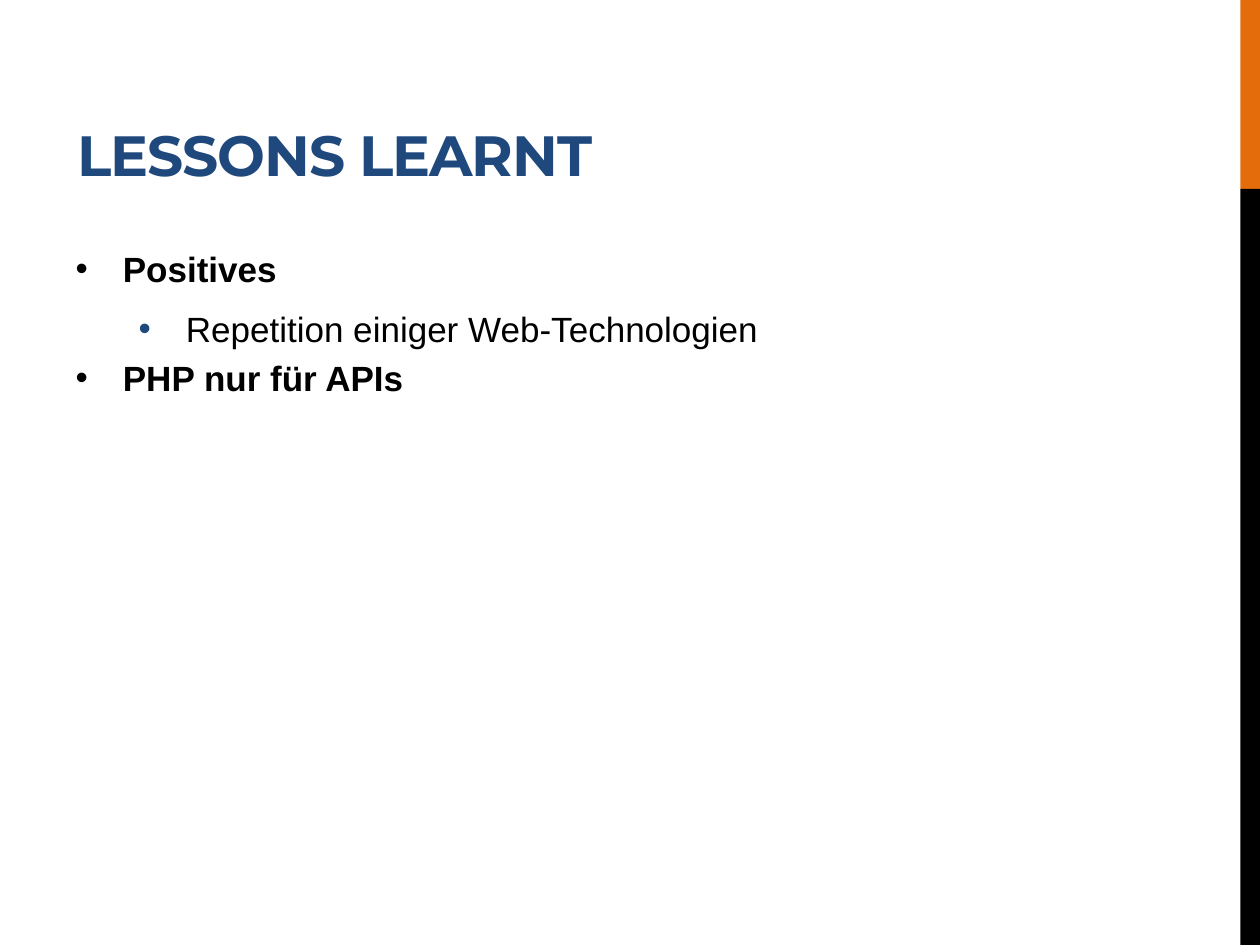
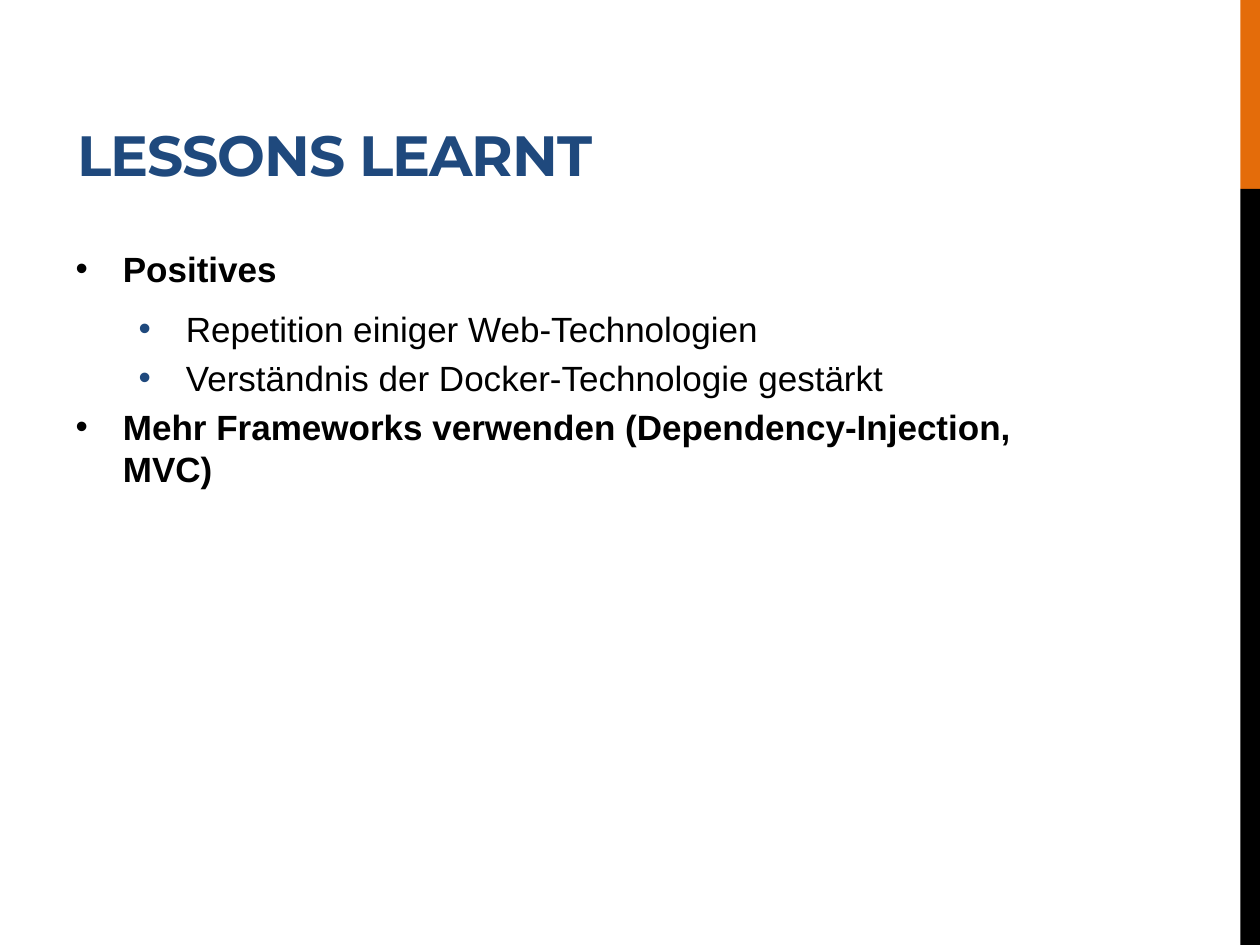
Before and after one commit to LukasSeglias/ticket-recognition-web, a slide deck: slide 8 of doc/presentation.pptx (slide 7 before the commit). Drawn at 1260x945 pixels with LibreOffice and Linux fonts; fonts in the diff are those of the drawing. Boxes give left, top, right and bottom in pixels: in the first picture for what was removed or moved away, otherwise in the second. Text is boxed around its words. In the diff, an @@ line names an element or a change of style, - is before the commit and + after.

Commit message:
Finished presentation

```diff
--- a/doc/presentation.pptx
+++ b/doc/presentation.pptx
@@ text at (123, 365, 1010, 489): text changed @@
-• PHP nur für APIs
+  • Verständnis der Docker-Technologie gestärkt
+• Mehr Frameworks verwenden (Dependency-Injection, MVC)
```
Also in this commit, not shown: 4 other slides changed, 2 slides added, 3 other files.
